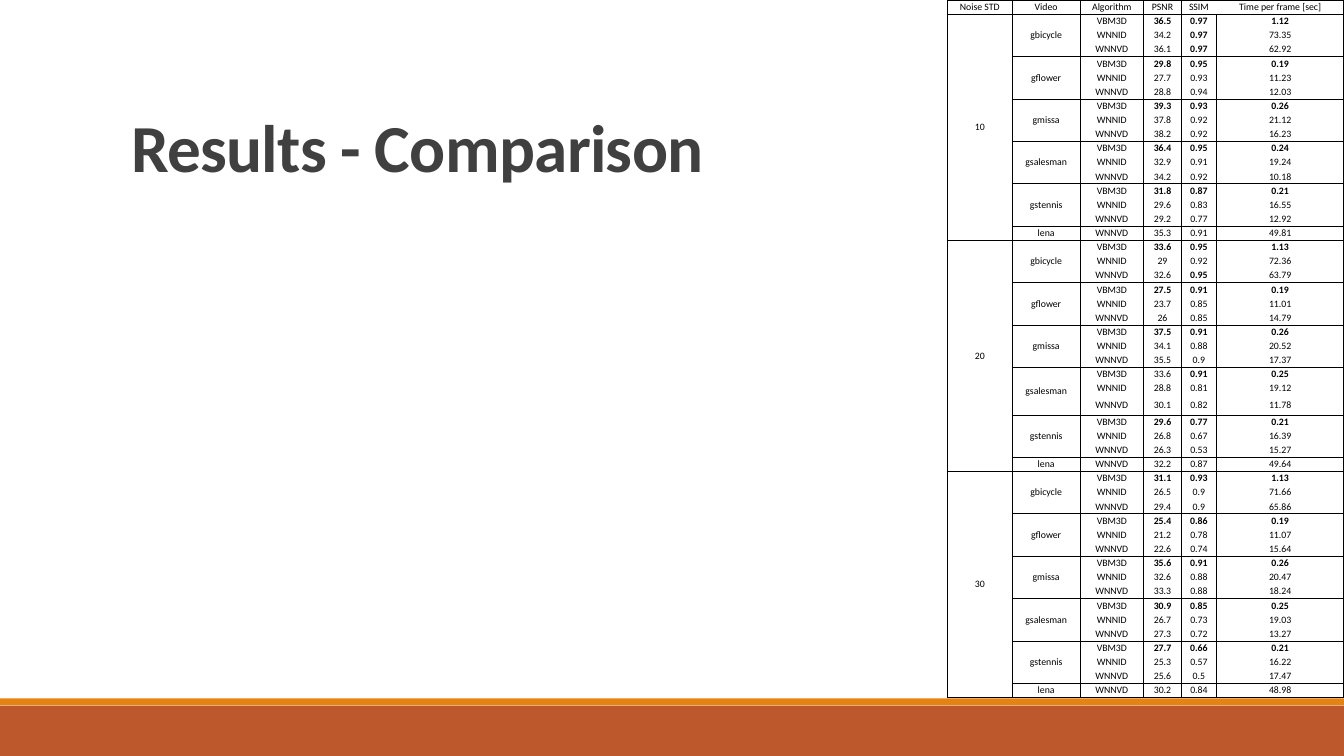
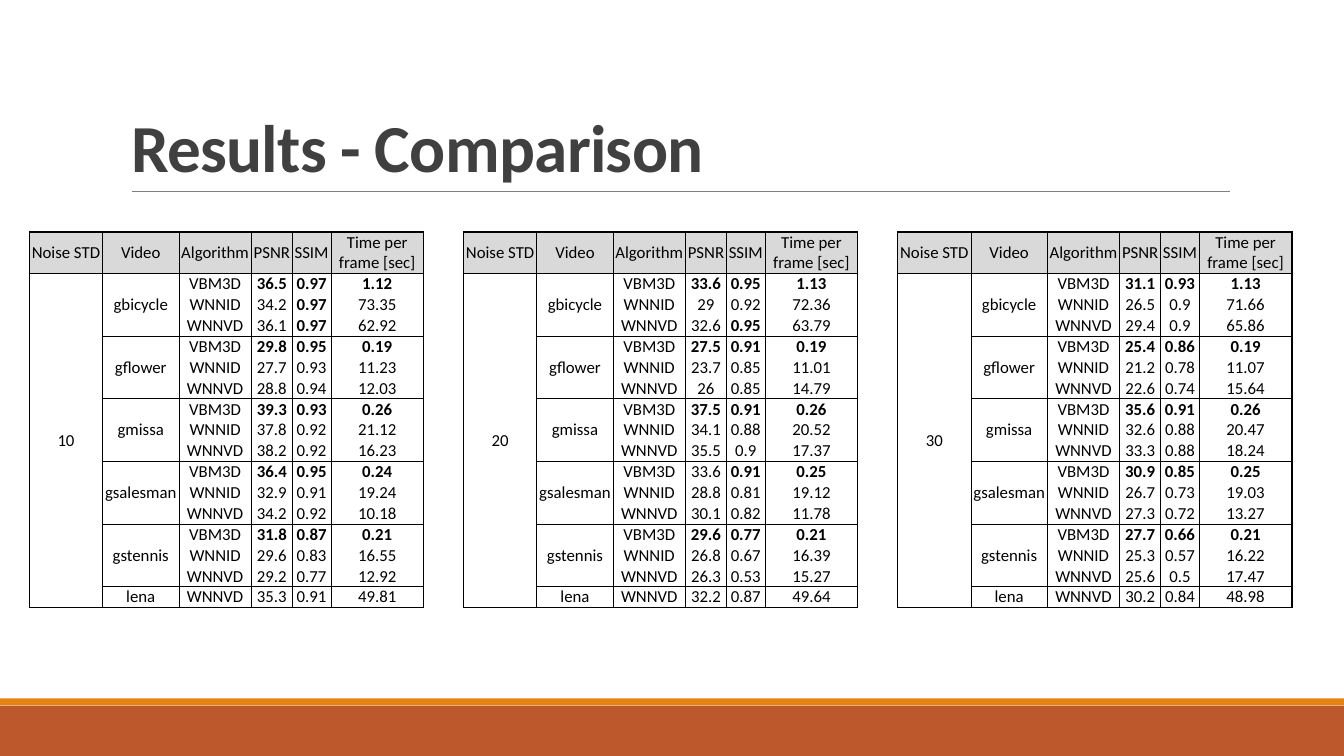
Before and after one commit to roy-hachnochi/WNNM-Video-Denoising, a slide deck: slide 19 of Project Presentation.pptx (slide 16 before the commit). Drawn at 1344x756 pixels with LibreOffice and Linux fonts; fonts in the diff are those of the drawing. Boxes give left, top, right and bottom in pixels: in the first picture for what was removed or moved away, otherwise in the second. Text is boxed around its words. In the diff, an @@ line names an element or a change of style, - is before the commit and + after.

```diff
--- a/Project Presentation.pptx
+++ b/Project Presentation.pptx
@@ title "Results - Comparison": place and size @@
-title "Results - Comparison" at <box>121,31,1230,192</box>
+title "Results - Comparison" at <box>131,125,703,183</box>
@@ title "Results - Comparison" at <box>131,125,703,183</box>: outline #FFFFFF 0.75 pt to none @@
@@ table added at <box>29,232,424,606</box>, 17 rows, 6 columns @@
+Noise STD | Video | Algorithm | PSNR | SSIM | Time per frame [sec]
+10 | gbicycle | VBM3D | 36.5 | 0.97 | 1.12
+ |  | WNNID | 34.2 | 0.97 | 73.35
+ |  | WNNVD | 36.1 | 0.97 | 62.92
+ | gflower | VBM3D | 29.8 | 0.95 | 0.19
+ |  | WNNID | 27.7 | 0.93 | 11.23
+ |  | WNNVD | 28.8 | 0.94 | 12.03
+ | gmissa | VBM3D | 39.3 | 0.93 | 0.26
+ |  | WNNID | 37.8 | 0.92 | 21.12
+ |  | WNNVD | 38.2 | 0.92 | 16.23
+ | gsalesman | VBM3D | 36.4 | 0.95 | 0.24
+ |  | WNNID | 32.9 | 0.91 | 19.24
+ |  | WNNVD | 34.2 | 0.92 | 10.18
+ | gstennis | VBM3D | 31.8 | 0.87 | 0.21
+ |  | WNNID | 29.6 | 0.83 | 16.55
+ |  | WNNVD | 29.2 | 0.77 | 12.92
+ | lena | WNNVD | 35.3 | 0.91 | 49.81
@@ table added at <box>464,232,859,606</box>, 17 rows, 6 columns @@
+Noise STD | Video | Algorithm | PSNR | SSIM | Time per frame [sec]
+20 | gbicycle | VBM3D | 33.6 | 0.95 | 1.13
+ |  | WNNID | 29 | 0.92 | 72.36
+ |  | WNNVD | 32.6 | 0.95 | 63.79
+ | gflower | VBM3D | 27.5 | 0.91 | 0.19
+ |  | WNNID | 23.7 | 0.85 | 11.01
+ |  | WNNVD | 26 | 0.85 | 14.79
+ | gmissa | VBM3D | 37.5 | 0.91 | 0.26
+ |  | WNNID | 34.1 | 0.88 | 20.52
+ |  | WNNVD | 35.5 | 0.9 | 17.37
+ | gsalesman | VBM3D | 33.6 | 0.91 | 0.25
+ |  | WNNID | 28.8 | 0.81 | 19.12
+ |  | WNNVD | 30.1 | 0.82 | 11.78
+ | gstennis | VBM3D | 29.6 | 0.77 | 0.21
+ |  | WNNID | 26.8 | 0.67 | 16.39
+ |  | WNNVD | 26.3 | 0.53 | 15.27
+ | lena | WNNVD | 32.2 | 0.87 | 49.64
@@ table at <box>898,232,1294,606</box> @@
-row 2: 10 | gbicycle | VBM3D | 36.5 | 0.97 | 1.12
-row 3:  |  | WNNID | 34.2 | 0.97 | 73.35
-row 4:  |  | WNNVD | 36.1 | 0.97 | 62.92
-row 5:  | gflower | VBM3D | 29.8 | 0.95 | 0.19
-row 6:  |  | WNNID | 27.7 | 0.93 | 11.23
-row 7:  |  | WNNVD | 28.8 | 0.94 | 12.03
-row 8:  | gmissa | VBM3D | 39.3 | 0.93 | 0.26
-row 9:  |  | WNNID | 37.8 | 0.92 | 21.12
-row 10:  |  | WNNVD | 38.2 | 0.92 | 16.23
-row 11:  | gsalesman | VBM3D | 36.4 | 0.95 | 0.24
-row 12:  |  | WNNID | 32.9 | 0.91 | 19.24
-row 13:  |  | WNNVD | 34.2 | 0.92 | 10.18
-row 14:  | gstennis | VBM3D | 31.8 | 0.87 | 0.21
-row 15:  |  | WNNID | 29.6 | 0.83 | 16.55
-row 16:  |  | WNNVD | 29.2 | 0.77 | 12.92
-row 17:  | lena | WNNVD | 35.3 | 0.91 | 49.81
-row 18: 20 | gbicycle | VBM3D | 33.6 | 0.95 | 1.13
-row 19:  |  | WNNID | 29 | 0.92 | 72.36
-row 20:  |  | WNNVD | 32.6 | 0.95 | 63.79
-row 21:  | gflower | VBM3D | 27.5 | 0.91 | 0.19
-row 22:  |  | WNNID | 23.7 | 0.85 | 11.01
-row 23:  |  | WNNVD | 26 | 0.85 | 14.79
-row 24:  | gmissa | VBM3D | 37.5 | 0.91 | 0.26
-row 25:  |  | WNNID | 34.1 | 0.88 | 20.52
-row 26:  |  | WNNVD | 35.5 | 0.9 | 17.37
-row 27:  | gsalesman | VBM3D | 33.6 | 0.91 | 0.25
-row 28:  |  | WNNID | 28.8 | 0.81 | 19.12
-row 29:  |  | WNNVD | 30.1 | 0.82 | 11.78
-row 30:  | gstennis | VBM3D | 29.6 | 0.77 | 0.21
-row 31:  |  | WNNID | 26.8 | 0.67 | 16.39
-row 32:  |  | WNNVD | 26.3 | 0.53 | 15.27
-row 33:  | lena | WNNVD | 32.2 | 0.87 | 49.64
@@ table: place and size @@
-table at <box>948,0,1344,698</box>
+table at <box>898,232,1294,606</box>
```
Also in this commit, not shown: 15 other slides changed, 4 slides added, 4 other files.
